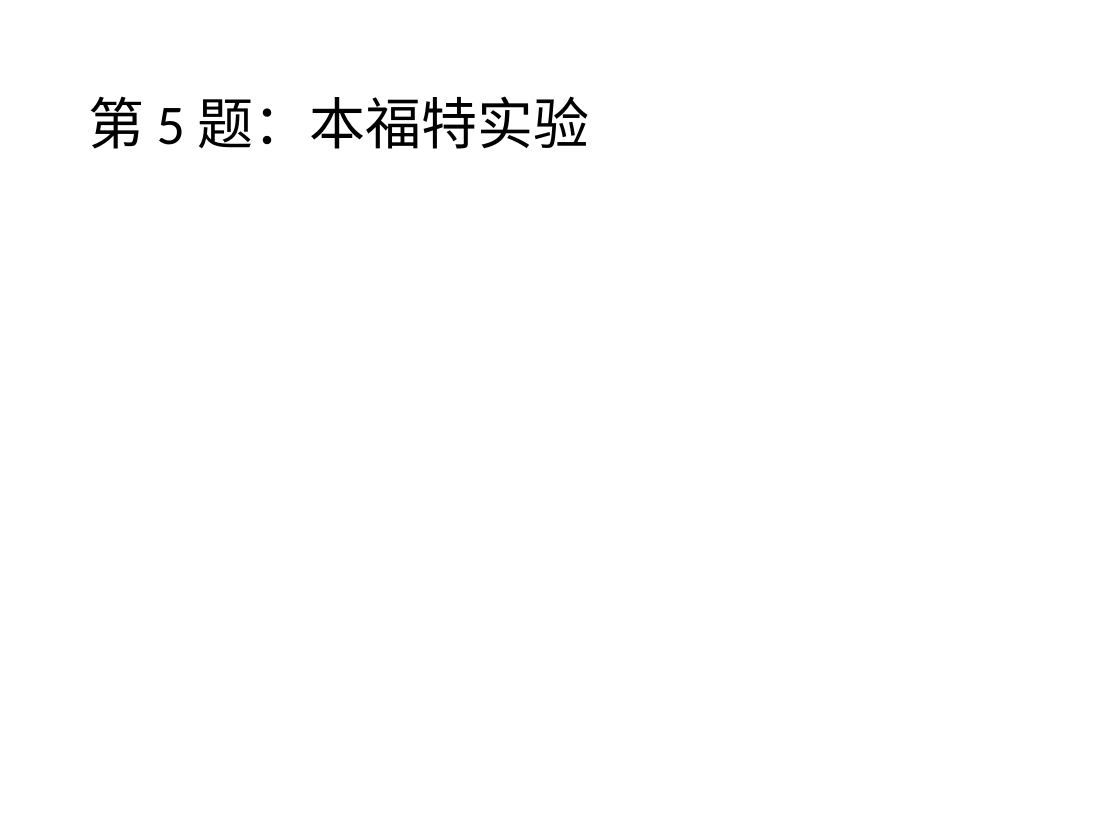
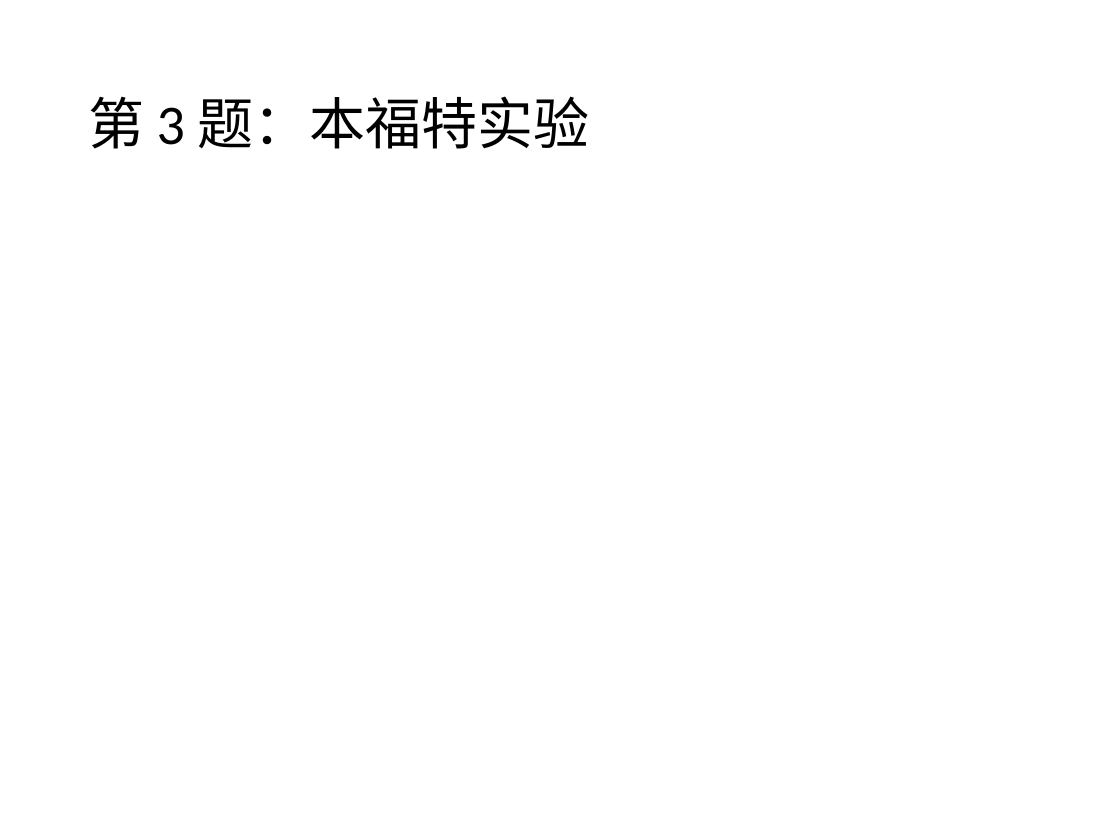
Before and after one commit to 3ki5tj/python-class, a slide deck: slide 4 of exercises/2022-winter-break-problems.pptx (slide 6 before the commit). Drawn at 1120x840 pixels with LibreOffice and Linux fonts; fonts in the diff are those of the drawing; grey boxes stand for pictures. Boxes give left, top, right and bottom in pixels: in the first picture for what was removed or moved away, otherwise in the second. Text is boxed around its words. In the diff, an @@ line names an element or a change of style, - is before the commit and + after.

```diff
--- a/exercises/2022-winter-break-problems.pptx
+++ b/exercises/2022-winter-break-problems.pptx
@@ title at [88,96,590,149]: text changed @@
-第 5 题：本福特实验
+第 3 题：本福特实验
```
Also in this commit, not shown: 4 other slides changed, 6 slides added, 3 slides removed, 7 other files.
